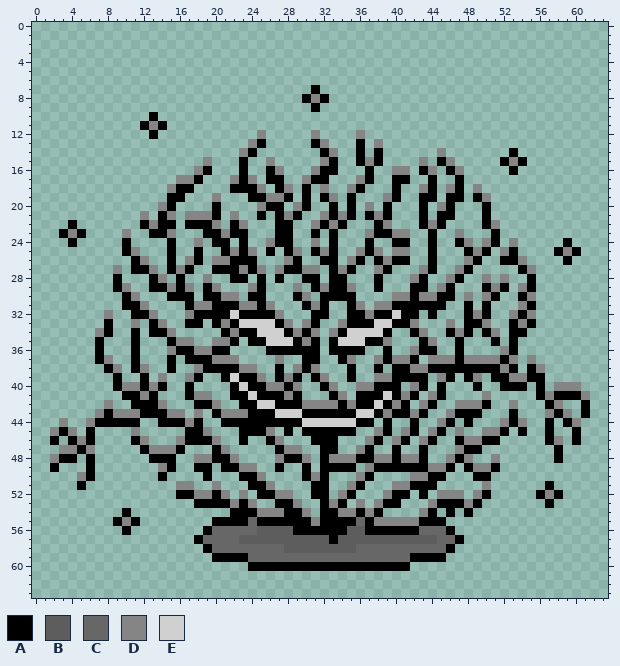
Two states of a pixel-art sprite, CandleLight/Assets/Resources/Sprites/Monsters/GreyWastes/TheTumbled.png. This is how it looked before the edit.
The file is 128x128 pixels, drawn in blocks of 2x2; one block is one cell here.
Palette (. is transparent): A #000000  B #5d5d5d  C #676767  D #858585  E #d0d0d0
Pixels before (only the part around the change), first column x 13:
47 DDDA...AD.....ADD..AA..DA..A..A...DAA........A...
48 AAA..DDAAD....DAAD.ADDDAADDADDA..DAD..D......A...
49 .DA..AA.AADD..A..A.AAAA.DAAAAAADDA.ADDA..........
50 .A....A...AAD....ADA...DA....DDAA...AA...........
51 ...DD..D...AAD....AA..DA...DDAAA.....D......A....
52 ...AADDAD.D.AADD..AA.DA...DAA.A.DDD.DA.....ADA...
53 .....AAAADAD..AAD..ADA.D.DAA...DAAADA.......A....
54 .........AAADDDAAD.AADDADA....DA.A.A.............
55 .......AAAACAAAAAADAAAACADDDDDAAA................
56 ......ACCCCCBBBBAAAAAABBAAAAAACCCA...............
57 .....ACCCCBBBBBBBBBBABBBBBBBBBBBCCA..............
58 ......ACCCCCCCCBBBBBBBBCCCCCCCCCCA...............
59 .......AAAACCCCCCCCCCCCCCCCCCAAAA................
60 ...........AAAAAAAAAAAAAAAAAA....................
61 .................................................
62 .................................................
63 .................................................
The same view after the edit:
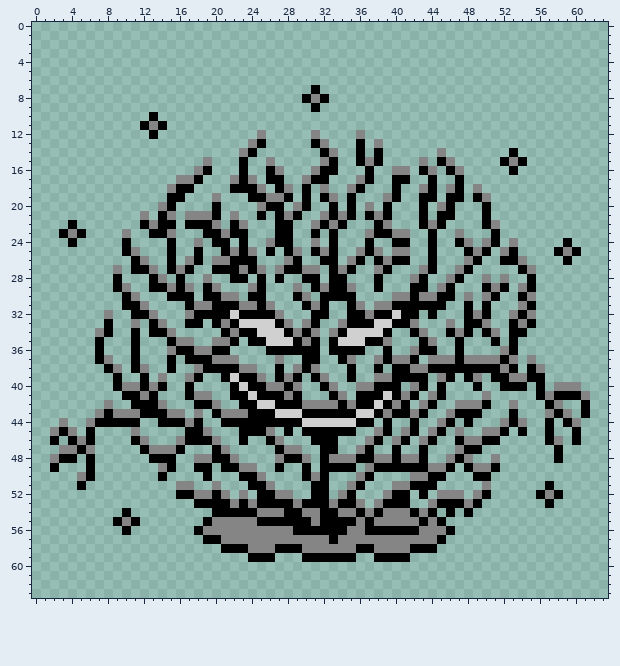
The edit:
y 53: x 25..26 .. -> AA; x 30..31 .. -> AA; x 35 . -> A; x 41 . -> A
y 54: x 20..21 .. -> AA; x 31 . -> D; x 39..42 .... -> DDDA
y 55: x 19..24 .AAAAC -> ADDDDD; x 36 C -> D; x 44 A -> D
y 56: x 18..28 .ACCCCCBBBB -> ADDDDDDDDDD; x 35..36 BB -> DD; x 43..45 CCC -> DDD
y 57: x 18..32 ACCCCBBBBBBBBBB -> .AADDDDDDDDDDDD; x 34..47 BBBBBBBBBBBCCA -> DDDDDDDDDDDA..
y 58: x 19..46 ACCCCCCCCBBBBBBBBCCCCCCCCCCA -> ..AAADDDAAADDDDDDAADDDDAAA..
y 59: x 20..45 AAAACCCCCCCCCCCCCCCCCCAAAA -> ....AAA...AAAAAA..AAAA....
y 60: x 24..41 AAAAAAAAAAAAAAAAAA -> ..................
Pixel boxes of the changes (left, top, right, bottom) in both pictures:
changed: (194, 499, 464, 571)
